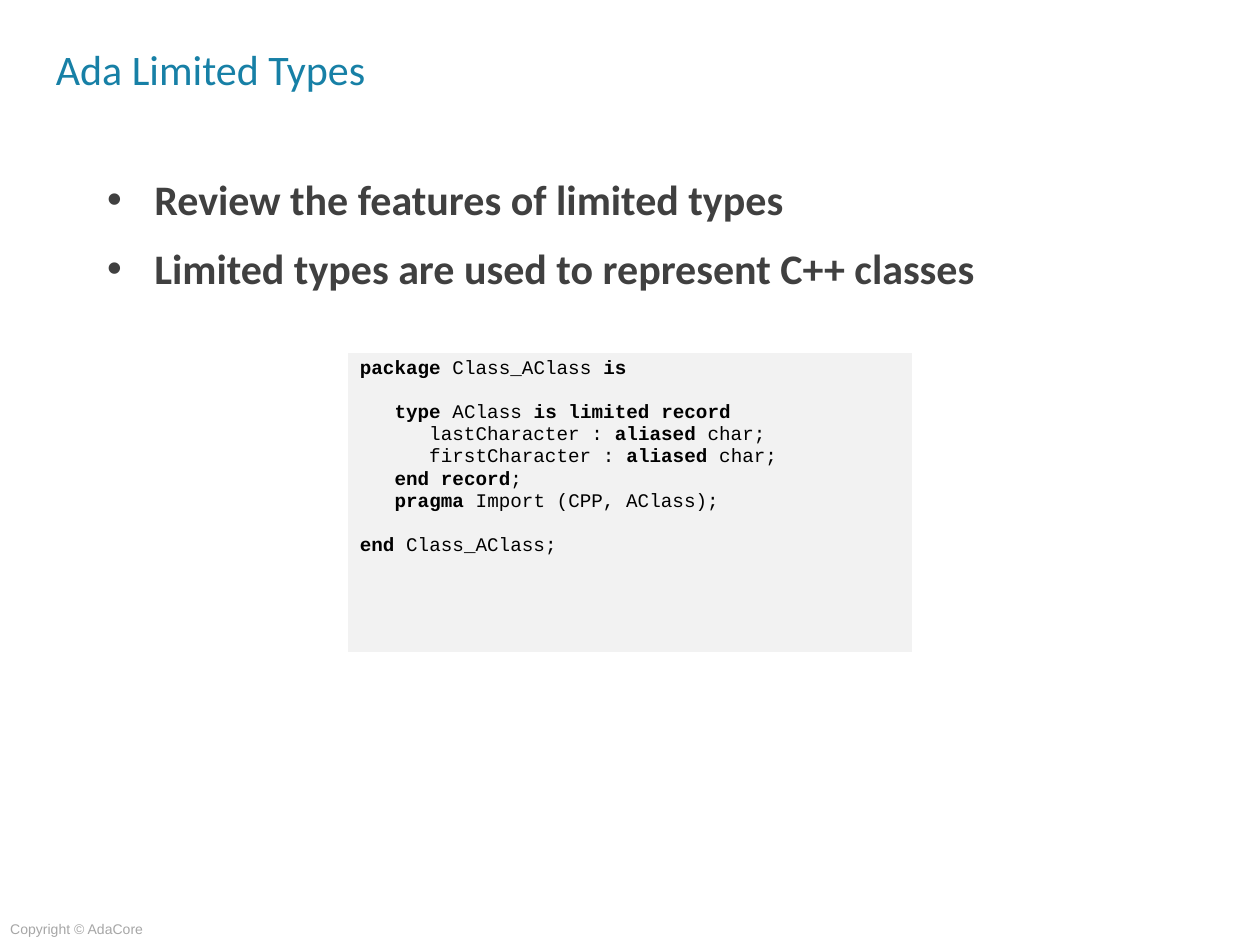
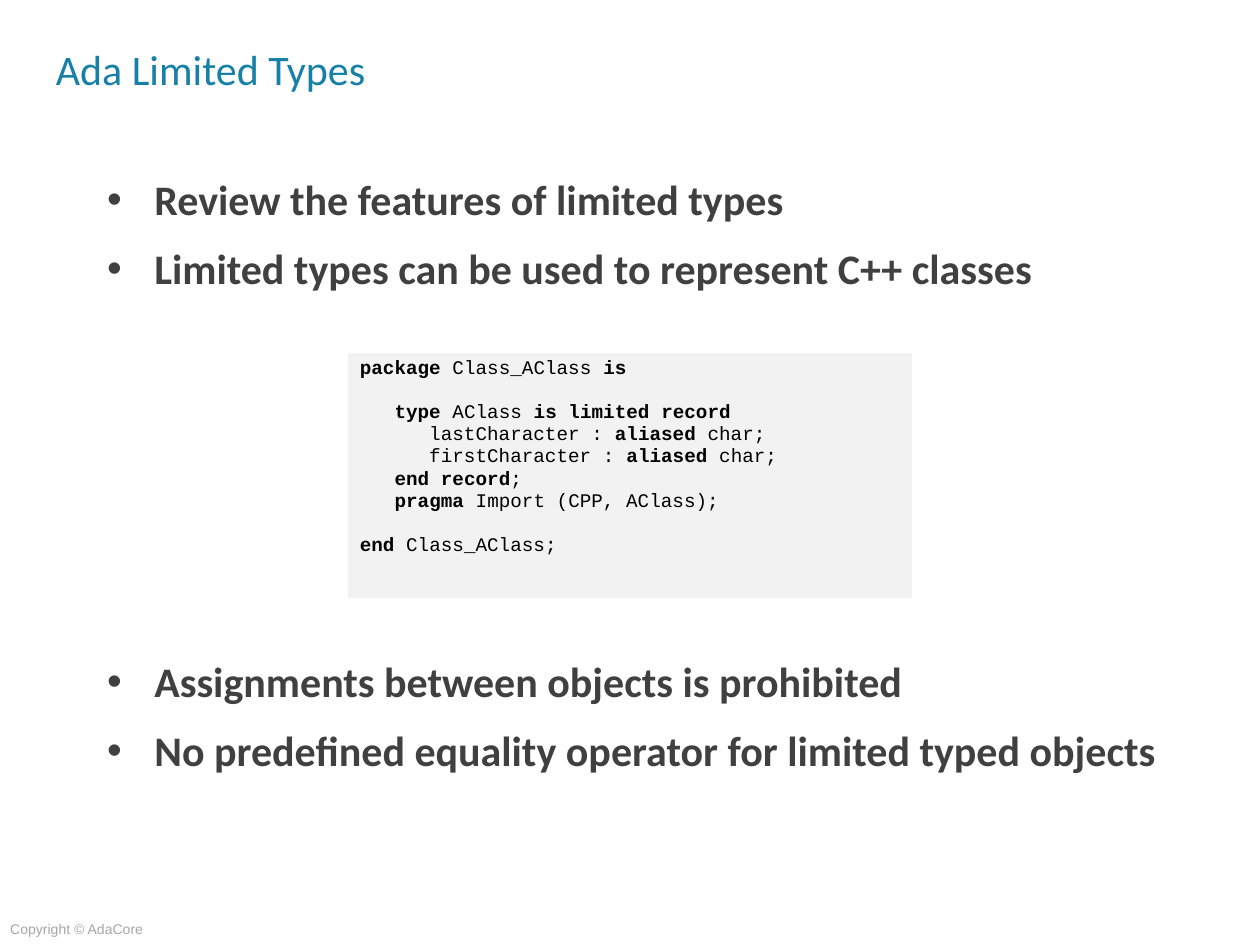
Before and after one commit to AdaCoreU/Courses, a slide deck: slide 8 of lectures/04_Mixed_Language_Programming_In_Ada/03_Ada_and_C++/Slides/03_Ada_and_C++.pptx. Drawn at 1260x945 pixels with LibreOffice and Linux fonts; fonts in the diff are those of the drawing; background and template pictures are left out. Boxes give left, top, right and bottom in pixels: in the first picture for what was removed or moved away, otherwise in the second. Text is boxed around its words. In the diff, an @@ line names an element or a change of style, - is before the commit and + after.

```diff
--- a/lectures/04_Mixed_Language_Programming_In_Ada/03_Ada_and_C++/Slides/03_Ada_and_C++.pptx
+++ b/lectures/04_Mixed_Language_Programming_In_Ada/03_Ada_and_C++/Slides/03_Ada_and_C++.pptx
@@ text at (154,254,1156,773): text changed @@
-• Limited types are used to represent C++ classes
+• Limited types can be used to represent C++ classes
+• Assignments between objects is prohibited
+• No predefined equality operator for limited typed objects
```
Also in this commit, not shown: 7 other slides changed.
